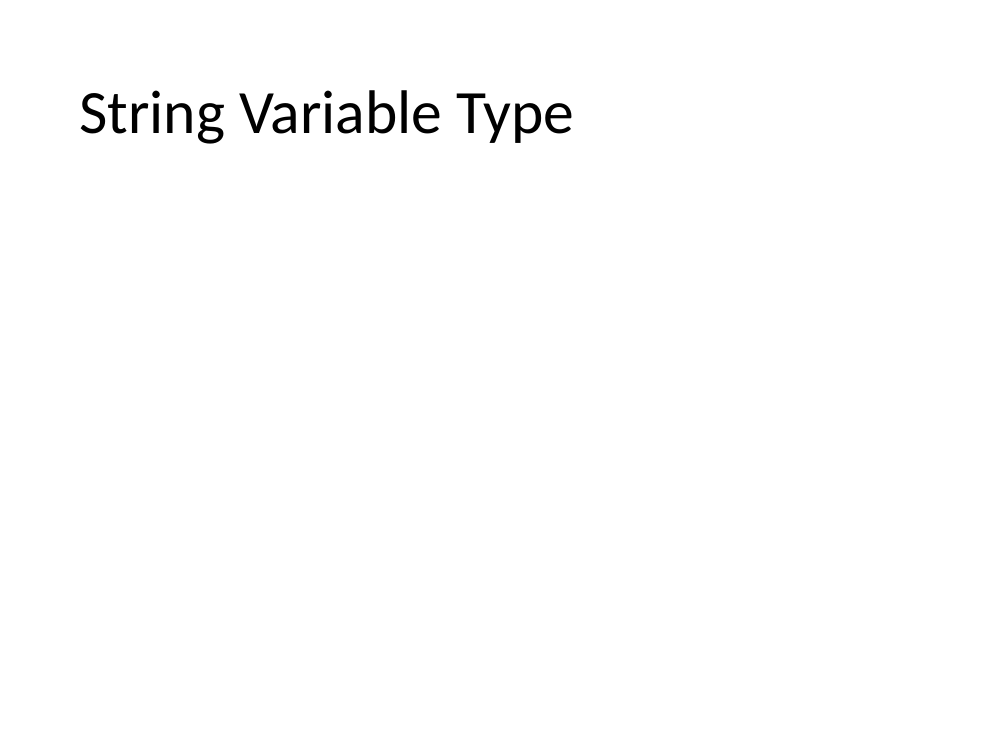
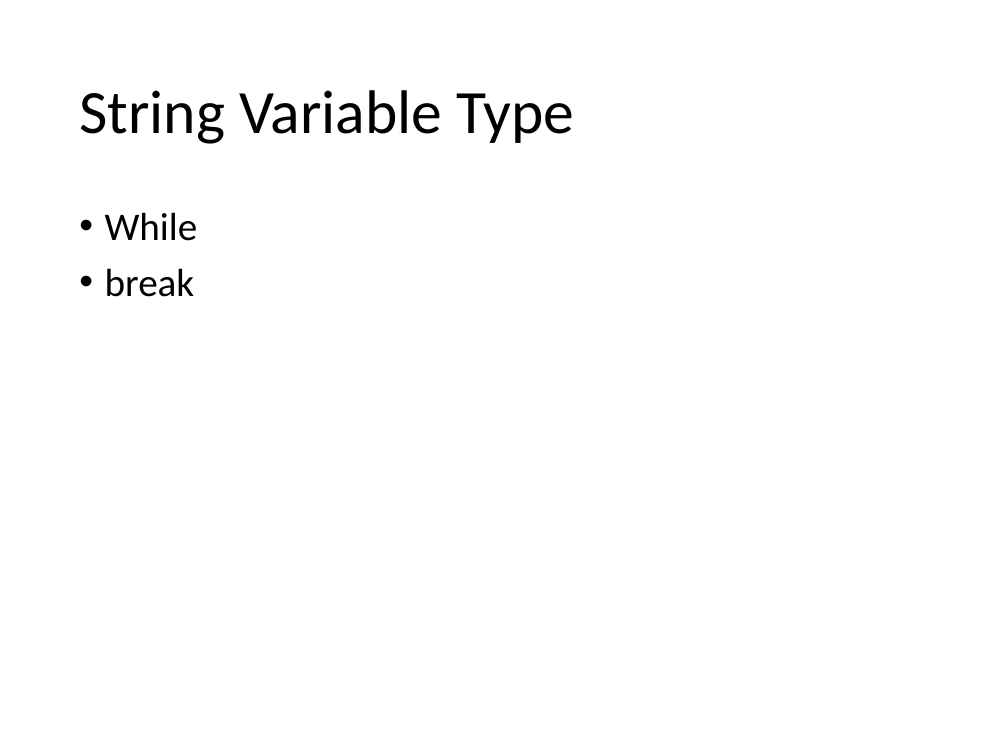
Before and after one commit to Greg5519/ICS3C0, a slide deck: slide 18 of Topic B Programming Skills/B.4 Lesson - Python More Variables.pptx (slide 11 before the commit). Drawn at 1008x756 pixels with LibreOffice and Linux fonts; fonts in the diff are those of the drawing. Boxes give left, top, right and bottom in pixels: in the first picture for what was removed or moved away, otherwise in the second. Text is boxed around its words. In the diff, an @@ line names an element or a change of style, - is before the commit and + after.

```diff
--- a/Topic B Programming Skills/B.4 Lesson - Python More Variables.pptx
+++ b/Topic B Programming Skills/B.4 Lesson - Python More Variables.pptx
@@ text added at (105, 212, 198, 297), 28 pt, text #000000 @@
+• While
+• break
```
Also in this commit, not shown: 1 other slide changed, 9 slides added, 1 slide removed, 3 other files.
